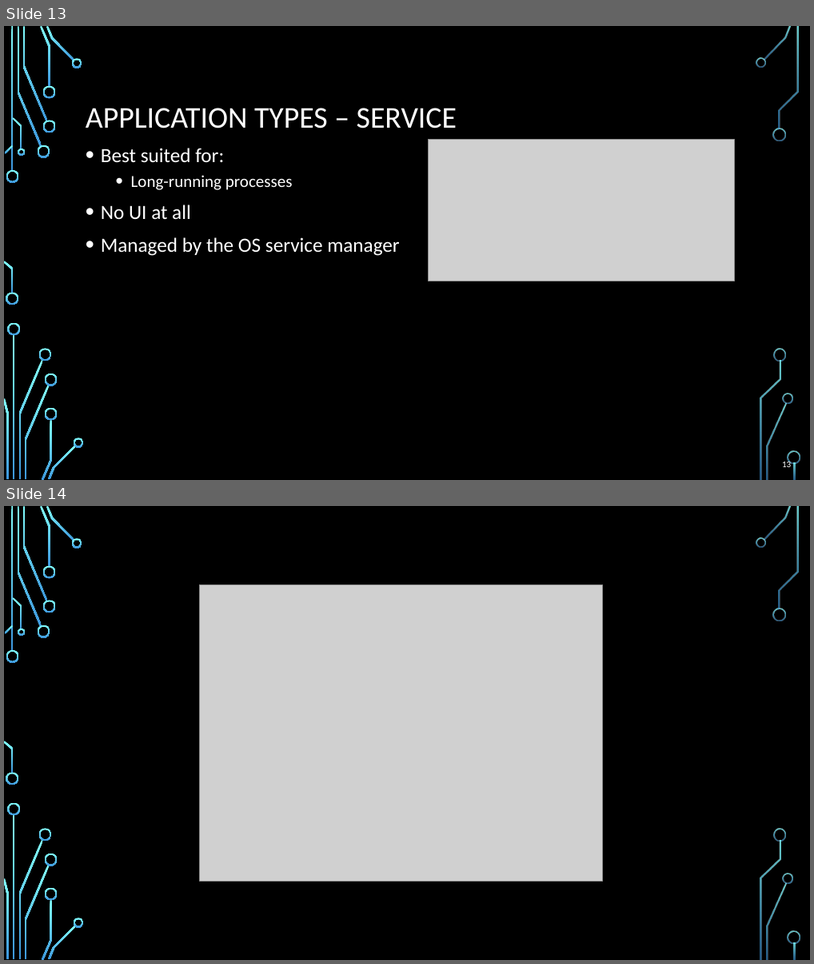
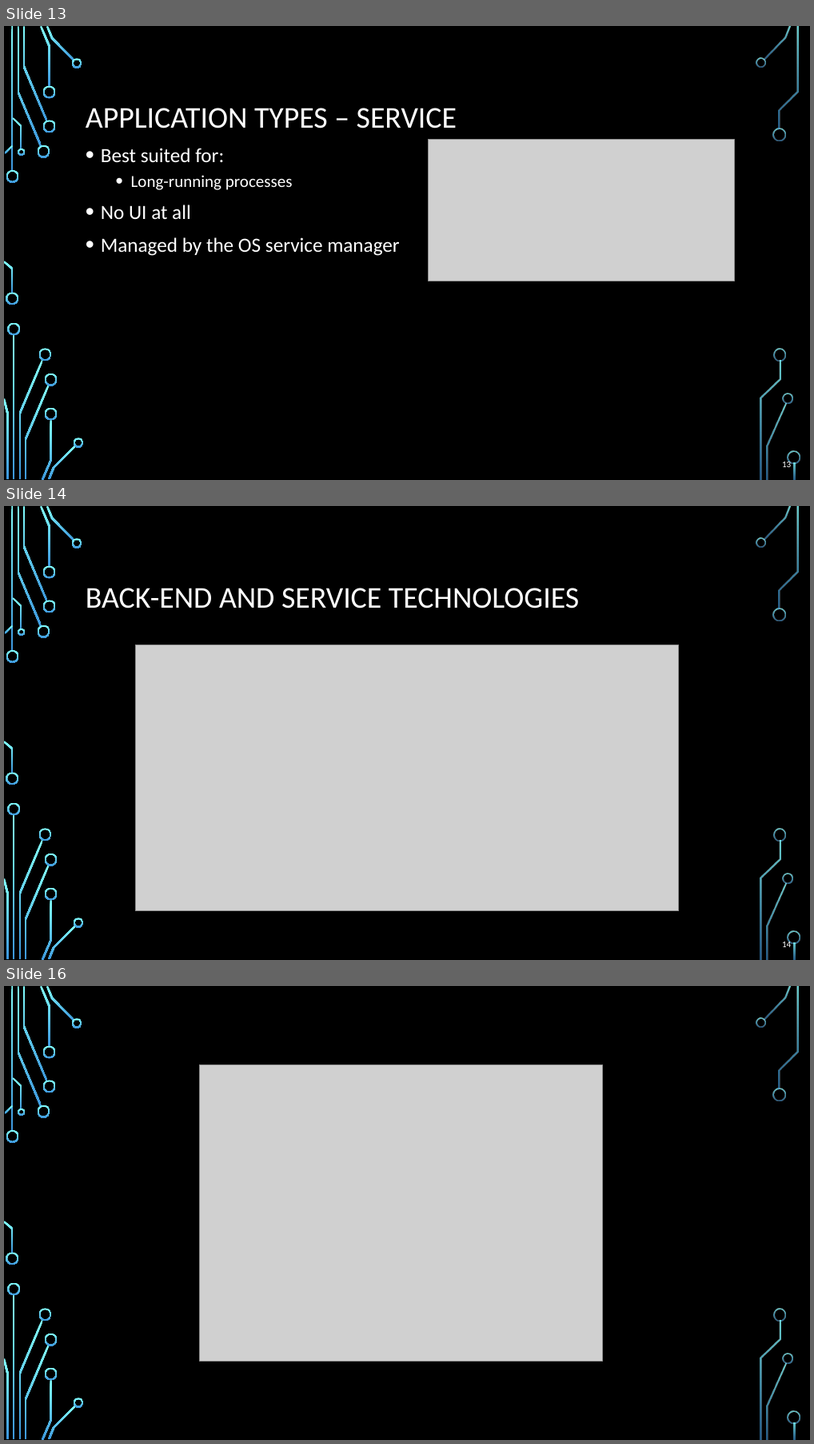
Before and after one commit to profjordanov/hybrid-app-development, a slide deck: intro/lecture.pptx. Shown one above the other, each under a label of ours: slides 13 and 14 before the commit, slides 13, 14 and 16 after it; the slides between them are not shown. The pictures are 814x964 and 814x1444 pixels, drawn with LibreOffice and Linux fonts; fonts in the diff are those of the drawing; grey boxes stand for pictures; background and template pictures are left out. Boxes give left, top, right and bottom in pixels: in the first picture for what was removed or moved away, otherwise in the second. Text is boxed around its words. In the diff, an @@ line names an element or a change of style, - is before the commit and + after.

```diff
--- a/intro/lecture.pptx
+++ b/intro/lecture.pptx
@@ slide 14 added at [4, 506, 810, 960], background picture (left out); not listed: 36 template elements that a slide beside it also shows @@
@@ title added at [86, 588, 579, 608], 36 pt, text #FFFFFF @@
+BACK-END AND SERVICE TECHNOLOGIES
@@ picture added at [135, 644, 678, 911] @@
@@ page number added at [782, 940, 791, 947], 10.5 pt, text #FFFFFF @@
+14
@@ what was slide 14 is now slide 16 @@
```
Also in this commit, not shown: 1 other slide added.
